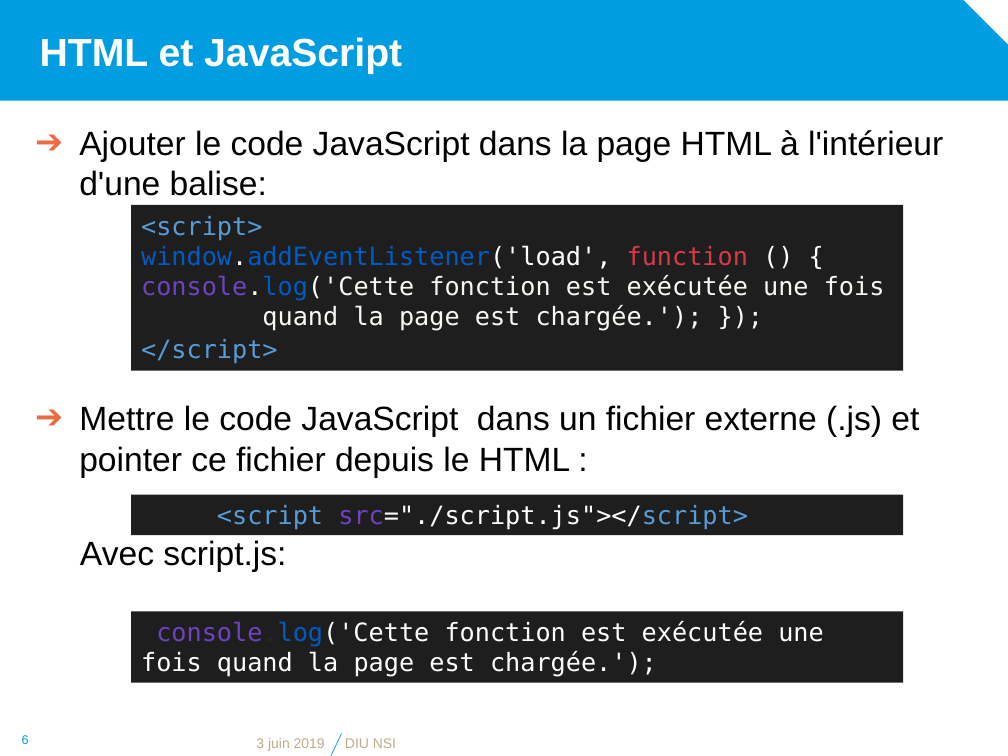
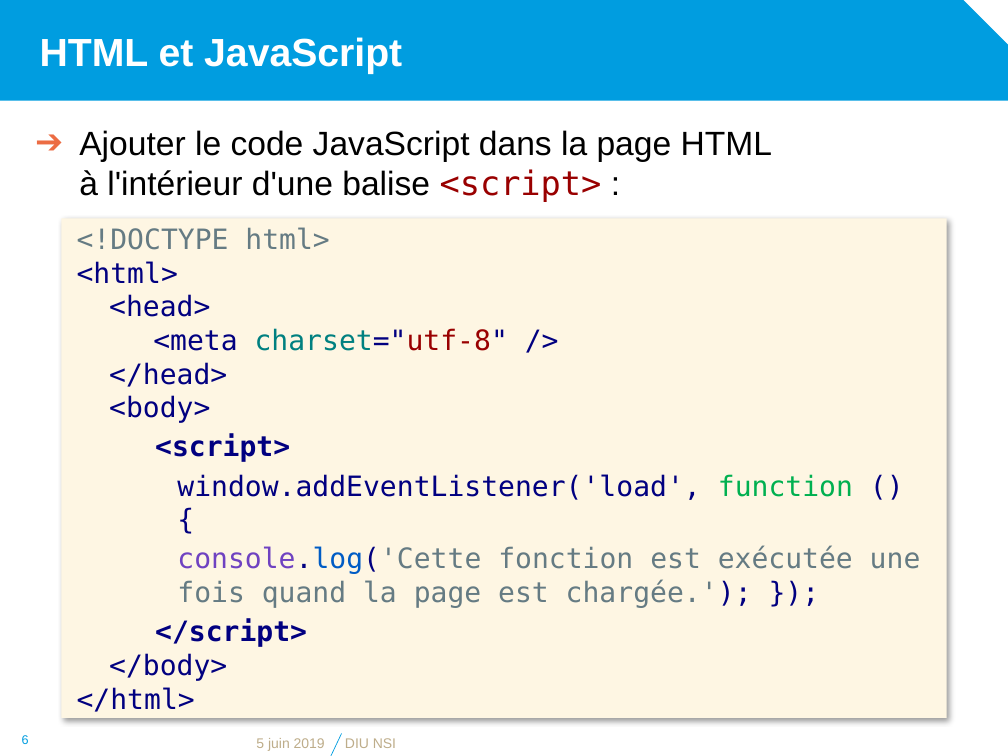
Before and after one commit to diu-uf-bordeaux/bloc1, a slide deck: slide 6 of web/4-JS/JavaScript.pptx. Drawn at 1008x756 pixels with LibreOffice and Linux fonts; fonts in the diff are those of the drawing; background and template pictures are left out. Boxes give left, top, right and bottom in pixels: in the first picture for what was removed or moved away, otherwise in the second. Text is boxed around its words. In the diff, an @@ line names an element or a change of style, - is before the commit and + after.

Commit message:
Wen : formatting

```diff
--- a/web/4-JS/JavaScript.pptx
+++ b/web/4-JS/JavaScript.pptx
@@ text at box(79, 130, 772, 202): text changed @@
-➔ Ajouter le code JavaScript dans la page HTML à l'intérieur d'une balise:
-➔ Mettre le code JavaScript dans un fichier externe (.js) et pointer ce fichier depuis le HTML :
-Avec script.js:
+➔ Ajouter le code JavaScript dans la page HTML
+  à l'intérieur d'une balise <script> :
@@ rectangle "<!DOCTYPE html>": place and size @@
-rectangle "<!DOCTYPE html>" at box(131, 205, 903, 371)
+rectangle "<!DOCTYPE html>" at box(61, 219, 947, 719)
@@ rectangle "<!DOCTYPE html>" at box(61, 219, 947, 719): vertical alignment top to middle; fill #1E1E1E to #FEF6E3; shadow on @@
@@ text in rectangle at box(77, 227, 508, 423): paragraphs added @@
+<!DOCTYPE html>
+<html>
+  <head>
+    <meta charset="utf-8" />
+  </head>
+  <body>
@@ text in rectangle at box(155, 434, 921, 647): size 18 to 20 pt in "<script>", "window.addEventListener('load', function () {", "console.log('Cette fonction est exécutée une fois quand ...", "</script>"; text colour #569CD6 to #010080, bold on in "<script>", "</script>"; text colour #005CC5 to #010080 in "window.addEventListener('load',"; text colour #FFFFFF to #010080 in "window.addEventListener('load', () {", "console.log('Cette"; text colour #D73A49 to #00B050 in "function"; text colour #FFFFFF to #657B83 in "console.log('Cette"; text colour #F8F8F2 to #657B83 in "console.log('Cette fonction est exécutée une fois quand ..."; text colour #F8F8F2 to #010080 in "chargée.'); });"; list level 1 to 2 in "<script>"; list level 1 to 3 in "window.addEventListener('load', function () {"; list level 1 to 3 in "console.log('Cette fonction est exécutée une ..."; list level 1 to 2 in "</script>"; line spacing 1.1 to 1 @@
@@ rectangle removed at box(131, 495, 903, 535) @@
-<script src="./script.js"></script>
@@ rectangle removed at box(131, 612, 903, 683) @@
-console.log('Cette fonction est exécutée une fois quand la page est chargée.');
@@ text in rectangle at box(77, 653, 227, 712): paragraphs added @@
+  </body>
+</html>
@@ text at box(256, 738, 325, 751): text changed @@
-3 juin 2019
+5 juin 2019
```
Also in this commit, not shown: 6 other slides changed, 1 slide added.
